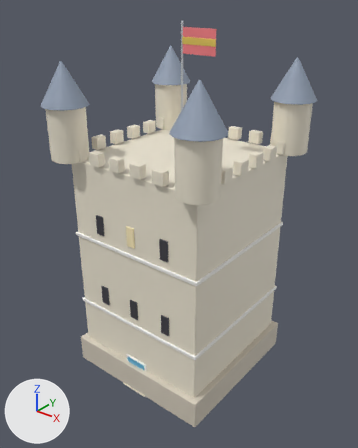
An edit to the FBX model unity/Assets/Resources/Bayview/castle_keep.fbx, drawn before and after from the same camera.
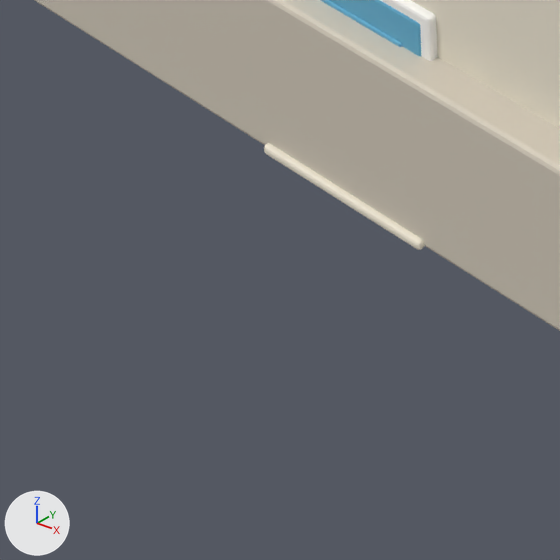
Old and new are each drawn whole from a camera (50 mm lens) standing at (28.66, -36.27, 38.89) and looking at (0.08, -0.56, 16.75) and again close up on the part from 24% to 46% of the width and 81% to 98% of the height. Lighting does not change. The marker at lower left points along +X, +Y and +Z. The last two pictures show the newer version. Objects named as collision shapes, trigger or cutter boxes, shadow casters or lower levels of detail are left out. Where no turn or scale is listed for an object, it has been applied to the vertices.

In view in the first close-up: 'Visual'.
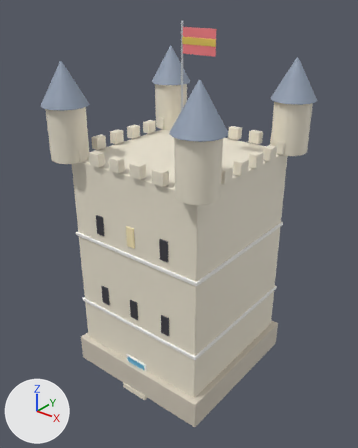
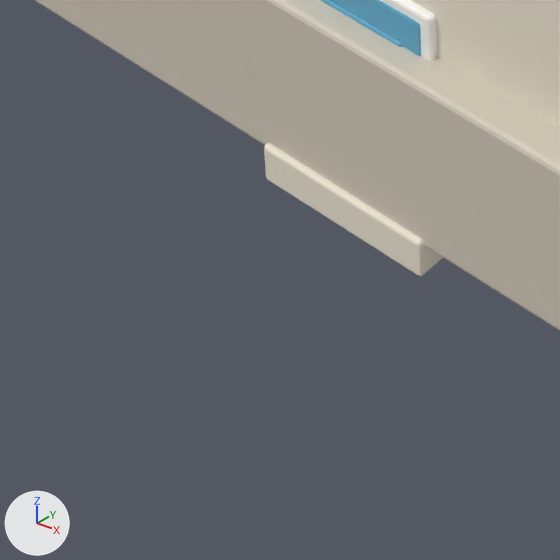
Pixel boxes [x1, y1, x2, y2] of what changed, in the close-ups (560 x 560 px; the box of a moved part takes in the faces that stretch with it):
part 1 of me_cube, moved or reshaped: before [264, 149, 425, 250]; after [264, 149, 443, 276]

Patch to the scene script:
```diff
--- a/unity/Assets/Resources/Bayview/castle_keep.fbx.py
+++ b/unity/Assets/Resources/Bayview/castle_keep.fbx.py
@@ me_cube @@
 # used by ob_visual; location = (0.0, 0.0, 12.0)
-me_cube.from_pydata(...)  # 3188 vertices, 2996 faces; spans x -9.7..9.7, y -9.7..9.7, z -12.0..24.0
+me_cube.from_pydata(...)  # 3188 vertices, 2996 faces; spans x -9.7..9.7, y -9.7..9.7, z -12.5..24.0
+# me_cube part 1: 28 of the vertices in x -1.5..1.5, y -8.2..-7.5, z -12.0..-11.9 are moved by (0.0, 0.0, -0.5)
 me_cube.materials.append(mat_stone)
```
